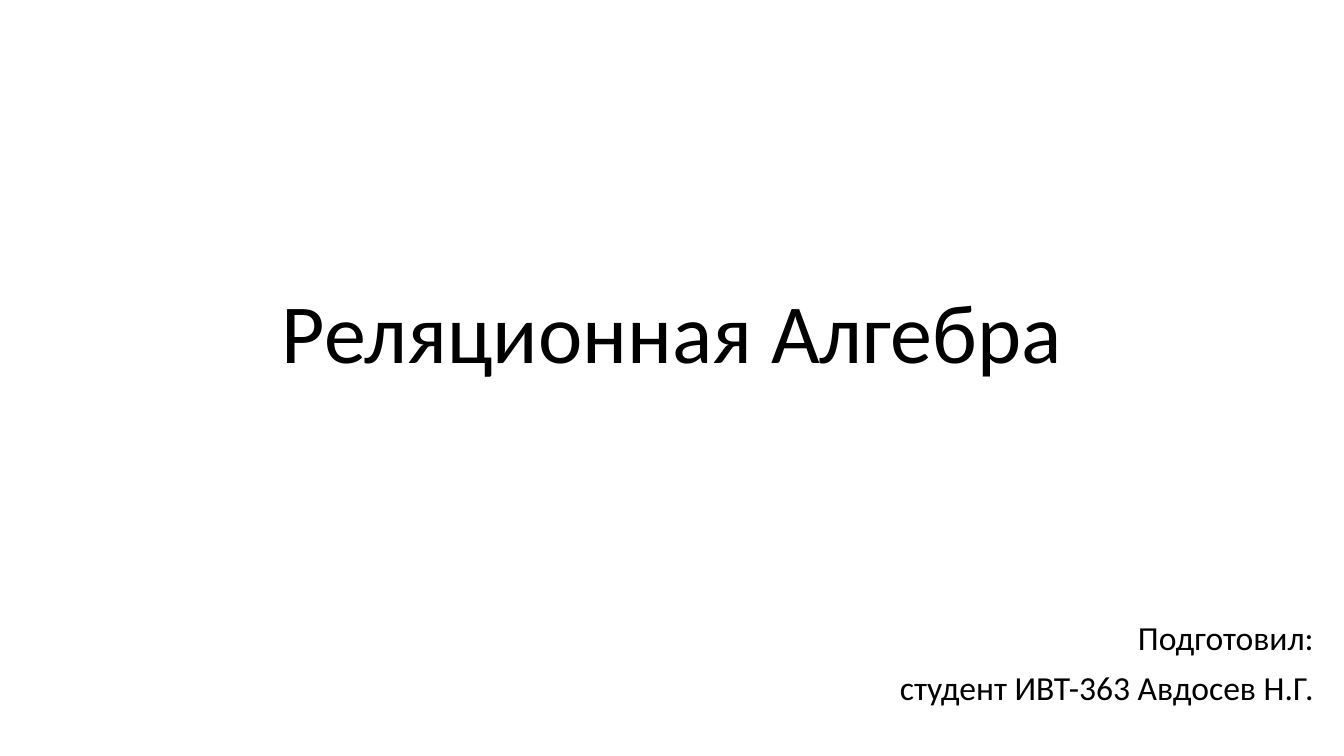
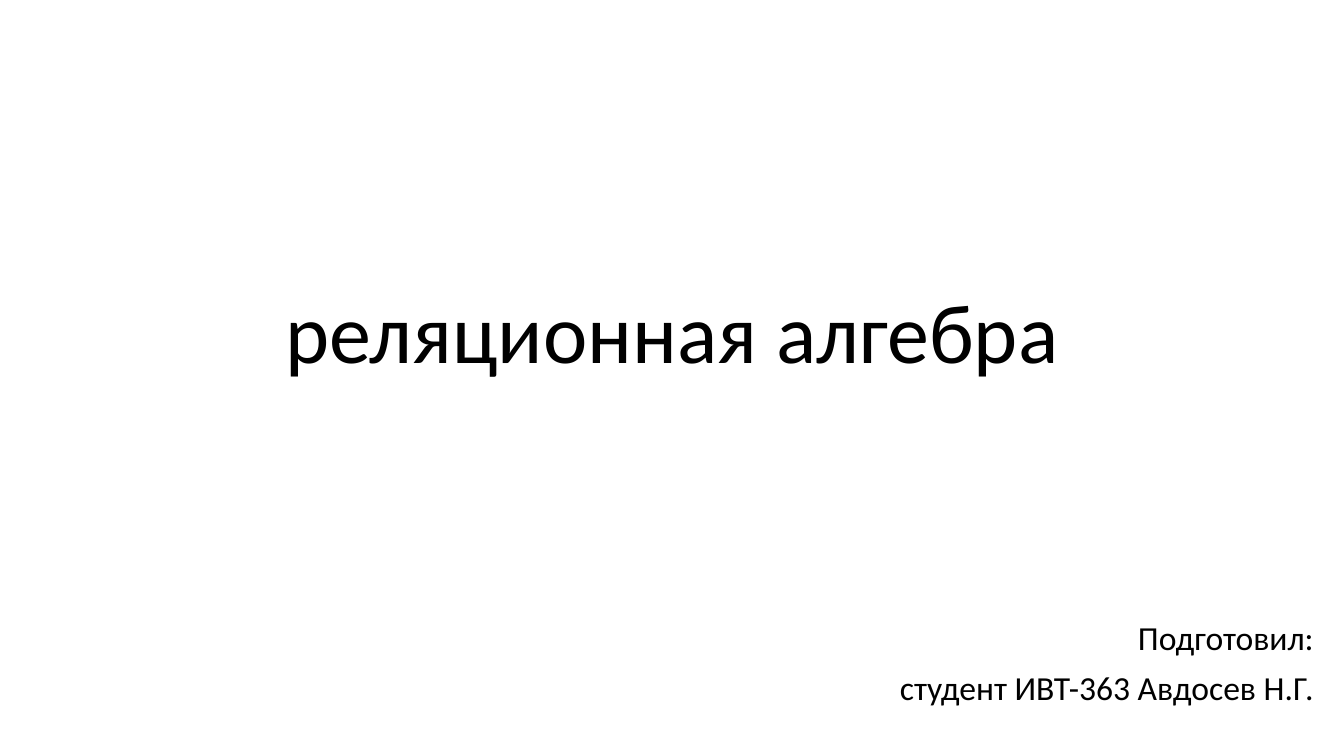
Before and after one commit to avdosev/DataBasePresentations, a slide deck: slide 1 of Реляционная Алгебра/Презентация.pptx. Drawn at 1344x756 pixels with LibreOffice and Linux fonts; fonts in the diff are those of the drawing. Boxes give left, top, right and bottom in pixels: in the first picture for what was removed or moved away, otherwise in the second. Text is boxed around its words. In the diff, an @@ line names an element or a change of style, - is before the commit and + after.

```diff
--- a/Реляционная Алгебра/Презентация.pptx
+++ b/Реляционная Алгебра/Презентация.pptx
@@ title at bbox=[285, 306, 1058, 377]: text changed @@
-Реляционная Алгебра
+реляционная алгебра
```
Also in this commit, not shown: 1 other slide changed, 11 slides added, 5 slides removed.
